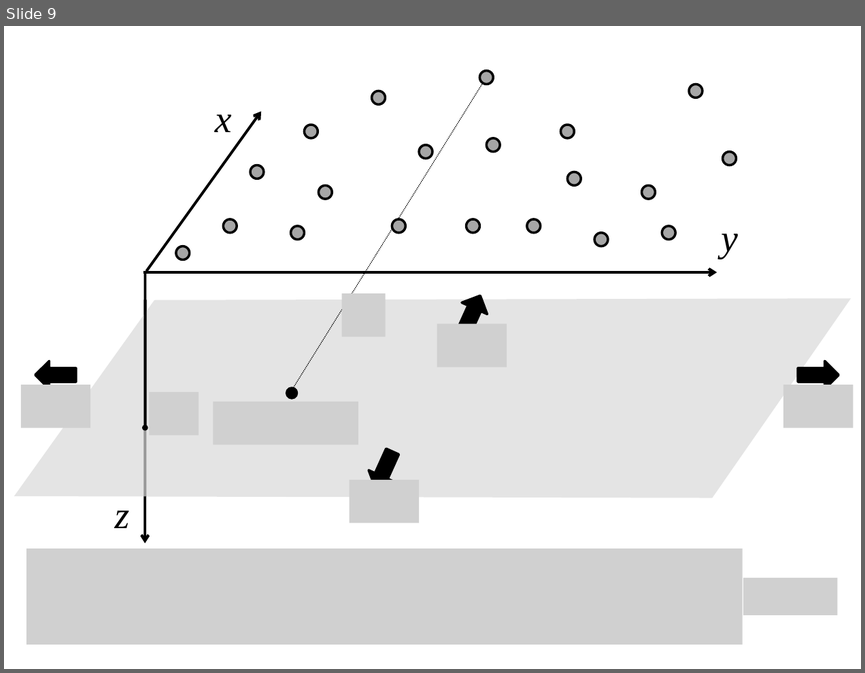
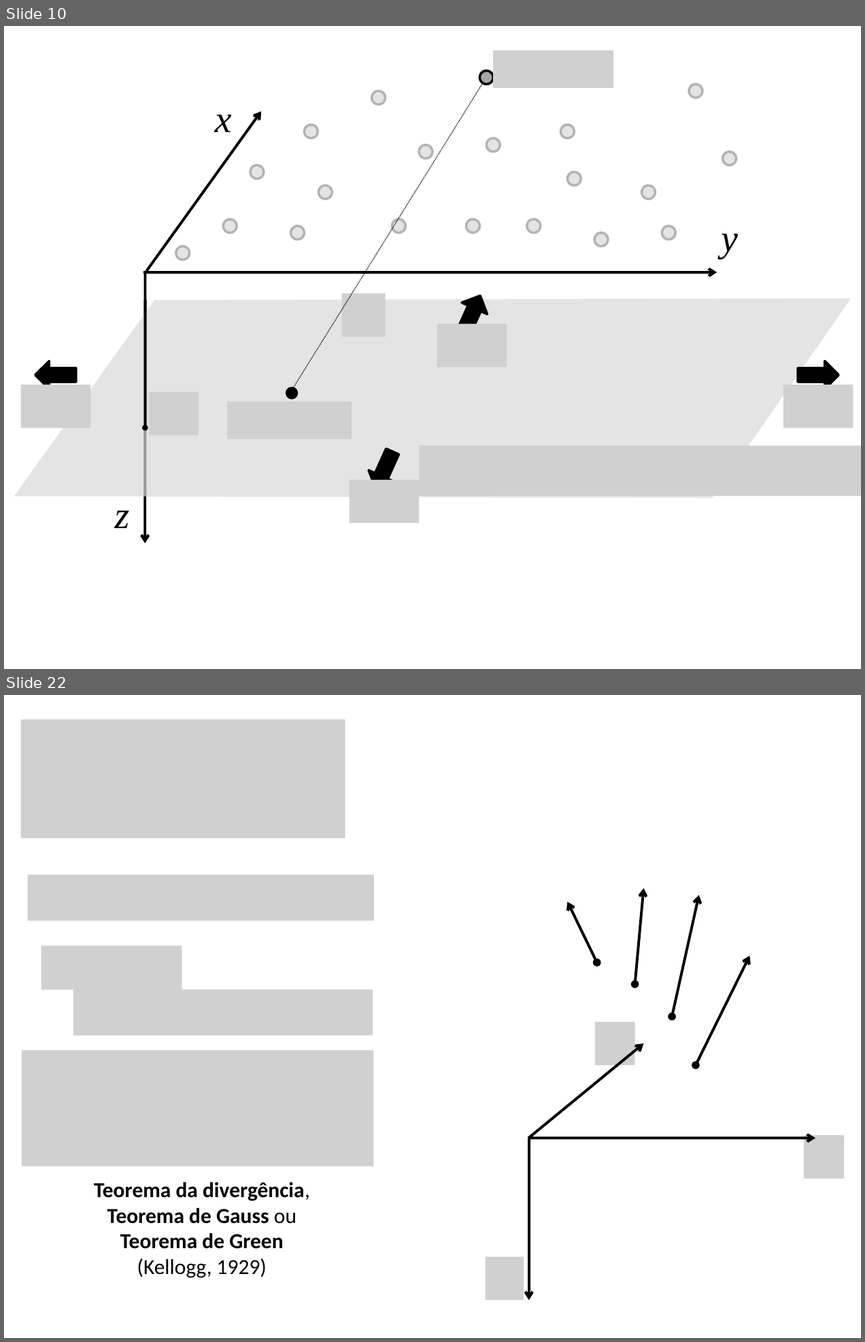
Before and after one commit to pinga-lab/CE-VII-SimBGf-2016, a slide deck: slides/7_integral_continuacao.pptx. Shown one above the other, each under a label of ours: slide 9 before the commit, slides 10 and 22 after it; the slides between them are not shown. The pictures are 865x673 and 865x1342 pixels, drawn with LibreOffice and Linux fonts; fonts in the diff are those of the drawing; grey boxes stand for pictures. Boxes give left, top, right and bottom in pixels: in the first picture for what was removed or moved away, otherwise in the second. Text is boxed around its words. In the diff, an @@ line names an element or a change of style, - is before the commit and + after.

Commit message:
primeira identidade de Green

```diff
--- a/slides/7_integral_continuacao.pptx
+++ b/slides/7_integral_continuacao.pptx
@@ slide 22 added at <box>4,695,861,1338</box>, background #FFFFFF @@
@@ picture added at <box>21,720,345,838</box> @@
@@ picture added at <box>28,875,374,921</box> @@
@@ double arrow added from (634, 984) to (643, 888), #000000 2.25 pt @@
@@ double arrow added from (672, 1016) to (699, 895), #000000 2.25 pt @@
@@ double arrow added from (597, 962) to (567, 902), #000000 2.25 pt @@
@@ picture added at <box>41,945,181,989</box> @@
@@ double arrow added from (696, 1065) to (749, 955), #000000 2.25 pt @@
@@ picture added at <box>73,989,373,1036</box> @@
@@ picture added at <box>595,1021,636,1064</box> @@
@@ picture added at <box>22,1050,374,1166</box> @@
@@ arrow added from (528, 1138) to (643, 1043), #000000 2.25 pt @@
@@ arrow added from (528, 1138) to (528, 1300), #000000 2.25 pt @@
@@ arrow added from (528, 1138) to (815, 1138), #000000 2.25 pt @@
@@ picture added at <box>804,1136,844,1178</box> @@
@@ text added at <box>94,1182,310,1278</box>, 18 pt, text #000000, bold @@
+Teorema da divergência,
+Teorema de Gauss ou
+Teorema de Green
+(Kellogg, 1929)
@@ picture added at <box>485,1256,524,1299</box> @@
@@ what was slide 9 is now slide 10 @@
@@ slide 10 changed as well @@
@@ picture added at <box>493,51,613,89</box> @@
@@ freeform shape added at <box>163,68,763,267</box>, fill #FFFFFF at 70% opacity @@
@@ picture: place and size @@
-picture at <box>213,401,358,444</box>
+picture at <box>228,401,352,439</box>
@@ picture added at <box>419,445,861,495</box> @@
@@ picture removed at <box>26,548,742,643</box> @@
@@ picture removed at <box>743,577,838,616</box> @@
```
Also in this commit, not shown: 4 other slides changed, 21 other slides added.
